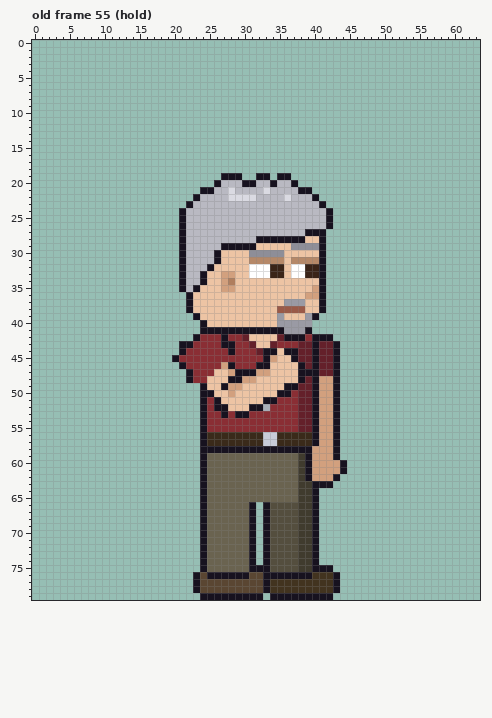
Pixel-art file -- sprites/expo/expo_grizzle_right_anim.aseprite. That is the earlier state.
64x80 pixels, 123 frames. Colours within 5 levels of each other are drawn and written as one. Shown: old frame 55 (hold). The commit also changed other frames, which this record leaves out.
Once edited:
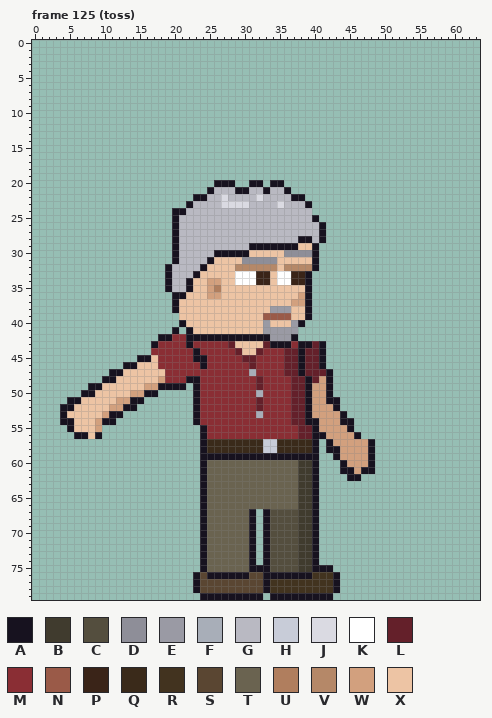
Palette (. is transparent): A #17121f  B #403b2e  C #544e3e  D #8e8e98  E #9a9aa4  F #a8aeb8  G #b9b9c2  H #c8ccd8  J #dadae2  K #ffffff  L #64202a  M #8a2e34  N #9a5a48  P #3a2418  Q #3a2a1a  R #42331f  S #5a4632  T #6a6350  U #b07e5e  V #b58868  W #d2a07e  X #edc4a4
A new or re-ordered frame is compared with the old frame closest to it.
Changes in this commit:
frames 123 -> 129
Frame 125 (toss) is new; against old frame 55 (hold):
y 19: x 27..29 AAA -> ...; x 32..33 AA -> ..; x 35..36 AA -> ..
y 20: x 27..30 GGGA -> AA..; x 32..33 GG -> A.; x 35..37 GGA -> A..
y 21: x 24 A -> .; x 28..30 JGG -> GAA; x 33 J -> A; x 36..39 GGAA -> A...
y 22: x 24 G -> A; x 27..32 GJJJJG -> JGGGGJ; x 36..40 JGGGA -> GAA..
y 23: x 27..30 GGGG -> JJJJ; x 35 G -> J; x 39..41 GGA -> A..
y 24: x 20 . -> A; x 40..42 GGA -> ...
y 25: x 20..21 .A -> AG; x 40..42 GGA -> A..
y 26: x 20..21 .A -> AG; x 41..42 GA -> A.
y 27: x 20..21 .A -> AG; x 39..40 AA -> GG
y 28: x 20..21 .A -> AG; x 32..37 AAAAAA -> GGGGGG; x 39..40 XX -> AG
y 29: x 20..21 .A -> AG; x 27..30 AAAA -> GGGG; x 32..41 XXXXXDDDDA -> AAAAAAXXA.
y 30: x 20..21 .A -> AG; x 27..41 XXXXDDDDDXXXXXA -> AAAAXXXXXDDDDA.
y 31: x 20..21 .A -> AG; x 25..26 GA -> AX; x 30..35 XVVVVV -> DDDDDX; x 37..41 VVVVA -> XXXA.
y 32: x 19..21 ..A -> AGG; x 24..25 GA -> AX; x 29..41 XXKKKPPXKKPPA -> VVVVVVXVVVVA.
y 33: x 19..21 ..A -> AGG; x 23..24 GA -> AX; x 27..30 WWXX -> XXKK; x 32..41 KKPPXKKPPA -> PPXKKPPA..
y 34: x 19..33 ..AGGAXXWUXXXXX -> AGGAXXWWXXKKKPP; x 35..41 XXXXXXA -> KKPPA..
y 35: x 19..23 ..AGA -> AGGAX; x 25..28 XXWW -> WUXX; x 39..41 XWA -> A..
y 36: x 20..22 ..A -> AAX; x 25..26 XX -> WW; x 38..41 XWWA -> WA..
y 37: x 20..22 ..A -> AXX; x 36..41 EEEXXA -> XWWA..
y 38: x 20..22 ..A -> AXX; x 34..41 XNNNNXXA -> EEEXXA..
y 39: x 21..23 ..A -> XXX; x 33..36 XXEX -> NNNN; x 39..40 EA -> A.
y 40: x 21..24 ...A -> AXXX; x 33 X -> E; x 35..36 EE -> XX; x 38..39 EE -> A.
y 41: x 20 . -> A; x 22..35 ..AAAAAAAAAAAA -> AXXXXXXXXXXEEE; x 38..39 EA -> ..
y 42: x 18..22 ..... -> AAMMA; x 24..26 MMM -> AAA; x 28..36 MMLXXXXLA -> AAAAAAEEE; x 38..42 AMAAA -> .....
y 43: x 17..21 ....A -> AMMMM; x 27..31 AAMML -> MLXXX; x 33..36 XLMM -> LAAA; x 38..43 LLALLA -> AALA..
y 44: x 17..21 ....A -> MMMMM; x 23 M -> A; x 28..31 AMMM -> MLXX; x 33..38 AAXAAL -> MMMLLA; x 40..43 ALLA -> LA..
y 45: x 15..20 .....A -> AAXMMM; x 23..24 MM -> AA; x 30..31 MM -> LL; x 33..38 AWXXAL -> MMMLLA; x 40..43 ALLA -> LA..
y 46: x 13..21 ........A -> AAXXXMMMM; x 24 M -> A; x 27..28 WA -> MM; x 31..37 MAAXXXX -> LMMMMLL; x 40..43 ALLA -> LA..
y 47: x 11..22 ...........A -> AAXXXXXXMMMM; x 26..37 XXWAAAWWXXXX -> MMMMMFMMMMLL; x 39..40 AA -> LL; x 42..43 LA -> A.
y 48: x 10..21 ............ -> AAXXXXXXWMMM; x 23 M -> A; x 25..40 XXXAAWWXXXXXXALA -> MMMMMMMLMMMMLLAL; x 42..43 WA -> A.
y 49: x 8..21 .............. -> AAXXXXXXWWAAAA; x 23..37 .AXXAWWXXXXXXAA -> AMMMMMMMMLMMMML; x 39..40 LA -> AW; x 42..43 WA -> A.
y 50: x 7..17 ........... -> AAXXXXXWWAA; x 23..37 .AAXXWXXXXXXAAM -> AMMMMMMMMFMMMML; x 39..40 LA -> AW; x 42..43 WA -> A.
y 51: x 5..15 ........... -> AAXXXXXWWAA; x 23..24 .A -> AM; x 26..34 AXXXXXXAA -> MMMMMMLMM; x 37 M -> L; x 39..40 LA -> AW; x 42 W -> A
y 52: x 4..14 ........... -> AAXXXXXWWAA; x 23..24 .A -> AM; x 26..33 AAXXXAAF -> MMMMMMLM; x 37 M -> L; x 39..40 LA -> AW
y 53: x 4..12 ......... -> AXXXXXWAA; x 23..24 .A -> AM; x 27 A -> M; x 29..30 AA -> MM; x 32 M -> F; x 37 M -> L; x 39..40 LA -> AW; x 43..44 A. -> WA
y 54: x 4..11 ........ -> AAXXXWAA; x 23..24 .A -> AM; x 37 M -> L; x 39 L -> A; x 43..45 A.. -> WAA
y 55: x 5..9 ..... -> AXXXW; x 43..45 A.. -> WWA
y 56: x 6..9 .... -> AAXA; x 25..39 QQQQQQQQHHQQQQQ -> MMMMMMMMMMMMMLL; x 41 W -> A; x 43..46 A... -> WWWA
y 57: x 41..48 WWA..... -> .AWWWWWA
y 58: x 25..42 AAAAAAAAAAAAAAAWWW -> QQQQQQQQHHQQQQQA.A; x 44..48 ..... -> WWWWA
y 59: x 25..38 TTTTTTTTTTTTTB -> AAAAAAAAAAAAAA; x 40..42 WWW -> A..; x 44..48 ..... -> WWWWA
y 60: x 39..43 AWWWW -> BA...; x 45..48 .... -> WWWA
y 61: x 39..43 AWWWW -> BA...; x 45..48 .... -> AWAA
y 62: x 39..43 AWWWA -> BA...; x 45..46 .. -> AA
y 63: x 41..42 AA -> ..
y 66: x 31..37 A.ACCCC -> TTTTTTT
Where, in picture pixels (left, top, right, bottom), the same in both pictures:
changed: (60, 173, 375, 509)
